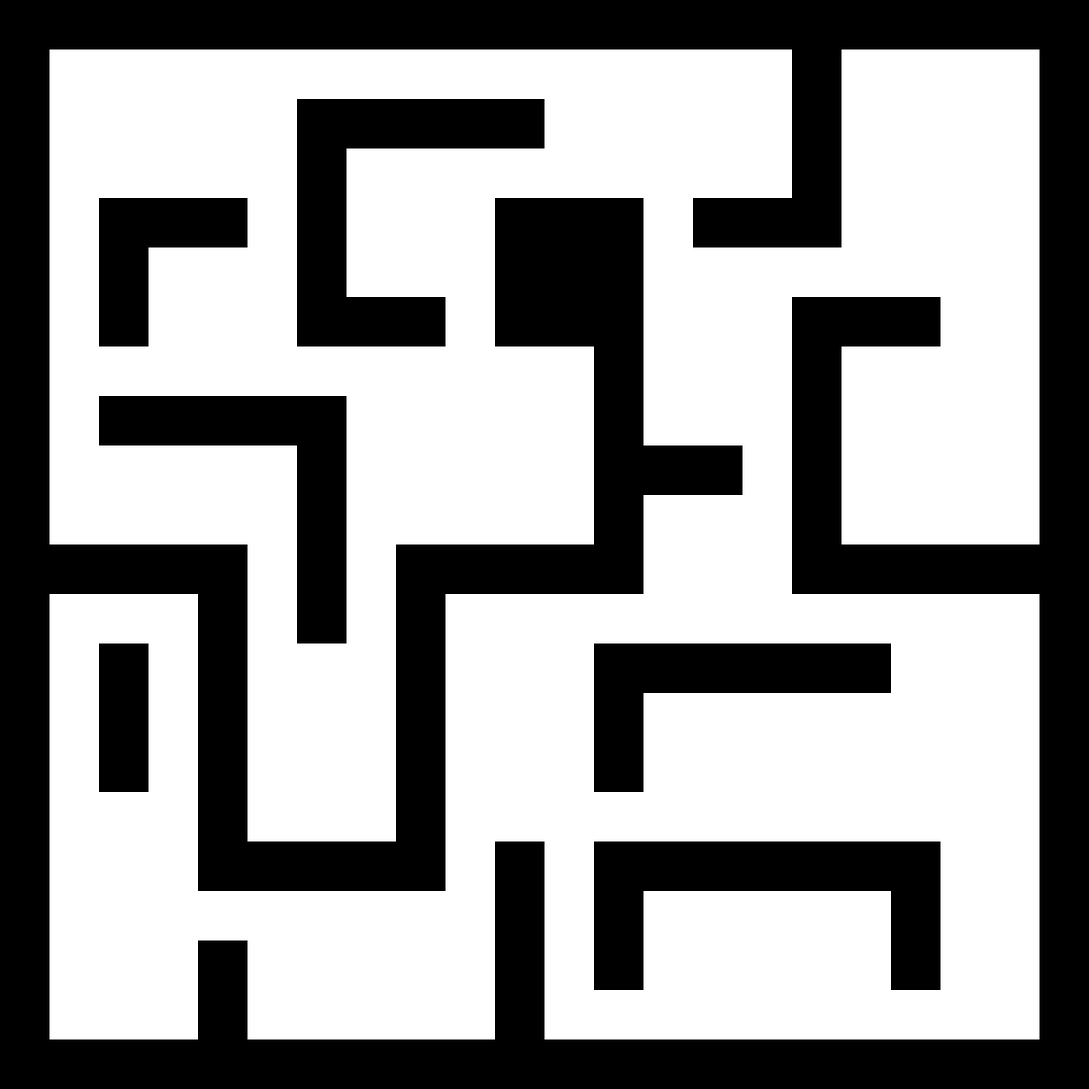
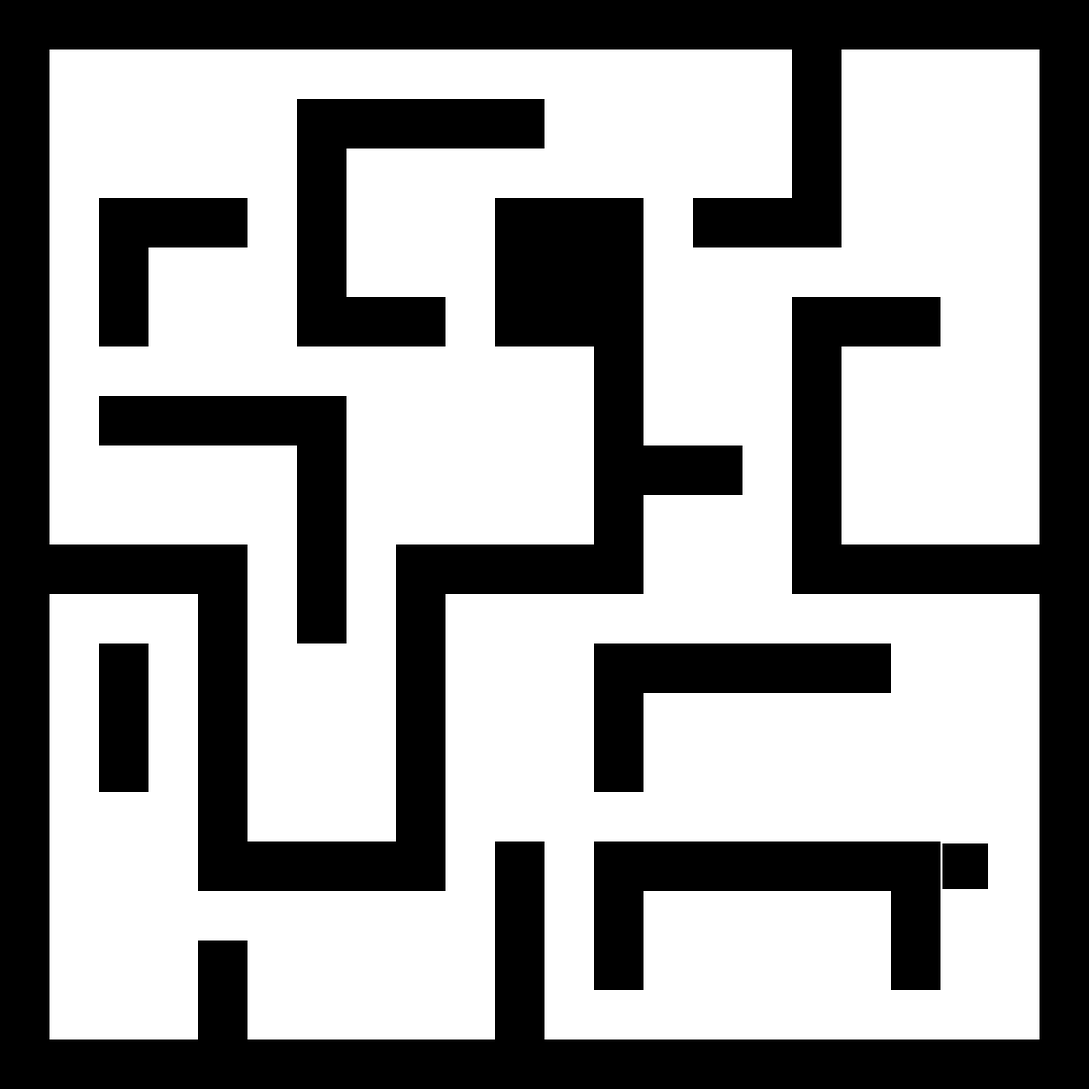
Two versions of the same layered image (1089 × 1089). Layer-by-layer changes:
showed "BaseWall", painted on it over [left=942, top=843, right=989, bottom=890]
